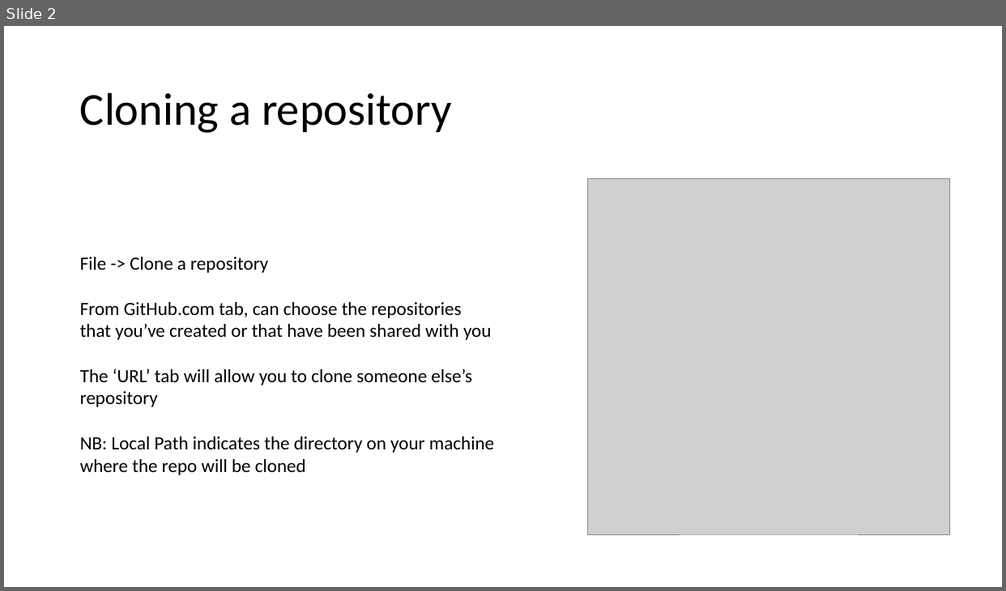
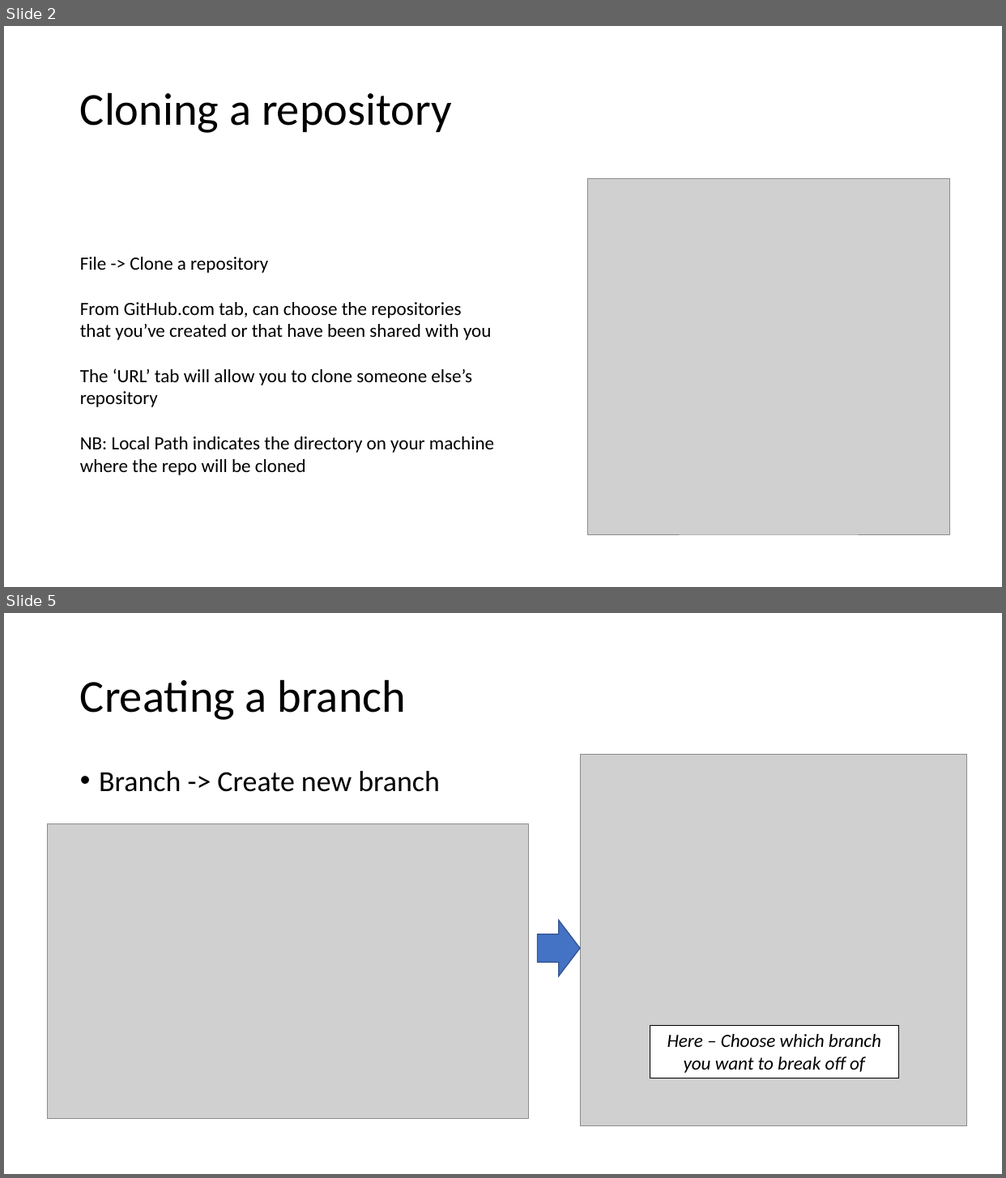
Before and after one commit to maxxb77/EBGN632_2019, a slide deck: ClassSlides/Course2_GitHubDesktop.pptx. Shown one above the other, each under a label of ours: slide 2 before the commit, slides 2 and 5 after it; the slides between them are not shown. The pictures are 1006x591 and 1006x1178 pixels, drawn with LibreOffice and Linux fonts; fonts in the diff are those of the drawing; grey boxes stand for pictures. Boxes give left, top, right and bottom in pixels: in the first picture for what was removed or moved away, otherwise in the second. Text is boxed around its words. In the diff, an @@ line names an element or a change of style, - is before the commit and + after.

```diff
--- a/ClassSlides/Course2_GitHubDesktop.pptx
+++ b/ClassSlides/Course2_GitHubDesktop.pptx
@@ slide 5 added at (4, 613, 1002, 1174), background #FFFFFF @@
@@ title added at (80, 679, 406, 720), 44 pt, text #000000 @@
+Creating a branch
@@ picture added at (580, 755, 967, 1127) @@
@@ text added at (99, 771, 440, 792), 28 pt, text #000000 @@
+• Branch -> Create new branch
@@ picture added at (47, 824, 528, 1119) @@
@@ right arrow added at (538, 921, 581, 977), fill #4472C4, outline #325491 1 pt @@
@@ rectangle added at (650, 1025, 898, 1079), fill #FFFFFF, outline #000000 0.75 pt, 18 pt, text #000000, italic @@
+Here – Choose which branch you want to break off of
```
Also in this commit, not shown: 3 other slides added, 1 slide removed, 2 other files.
